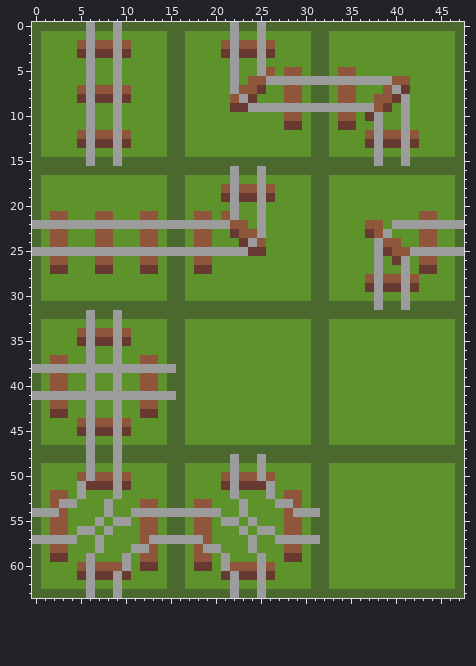
Two states of a pixel-art sprite, main/tiles/tiles.png. The first picture shows the starting point.
The file is 48x64 pixels.
And afterwards:
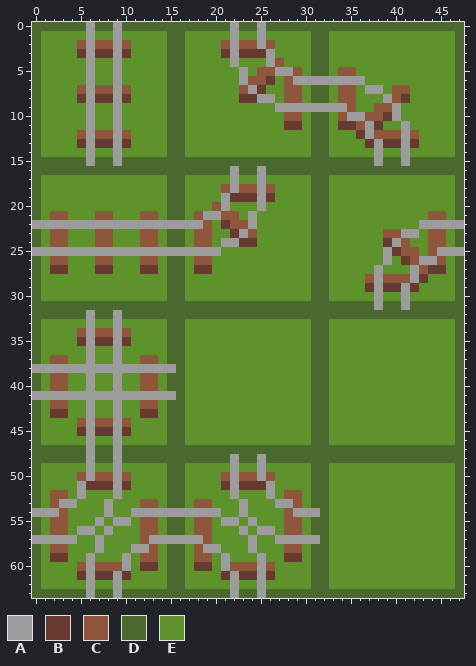
Palette (. is transparent): A #9c9c9c  B #663931  C #8f563b  D #4b692f  E #5e932c
Edits made:
@@ x 20..43 @@
  2 ECACCACEEEEDDEEEEEEEEEEE
- 3 EBABBABEEEEDDEEEEEEEEEEE
- 4 EEAEEAEEEEEDDEEEEEEEEEEE
- 5 EEAEEACECCEDDECCEEEEEEEE
- 6 EEAECCAAAAAAAAAAAAAACCEE
- 7 EEACCBEECCEDDECCEEECABEE
- 8 EECABEEECCEDDECCEECCBAEE
- 9 EEBBAAAAAAAAAAAAAACBEAEE
-10 EEEEEEEECCEDDECCEBAEEAEE
-11 EEEEEEEEBBEDDEBBEEAEEAEE
-12 EEEEEEEEEEEDDEEEECACCACE
+ 3 EBABBBAEEEEDDEEEEEEEEEEE
+ 4 EEAEEEACEEEDDEEEEEEEEEEE
+ 5 EEEAECCAACEDDECCEEEEEEEE
+ 6 EEEACCBECAAAAAAAAEEEEEEE
+ 7 EEECABEECCEDDECCEAAECCEE
+ 8 EEEBBAAECCEDDECCEEEACBEE
+ 9 EEEEEEEAAAAAAAACEECCAEEE
+10 EEEEEEEECCEDDECAACCBAEEE
+11 EEEEEEEEBBEDDEBBCABEEAEE
+12 EEEEEEEEEEEDDEEEBACCCACE
 13 EEEEEEEEEEEDDEEEEBABBABE
@@ x 17..47 @@
 18 EEEECACCACEEEEDDEEEEEEEEEEEEEED
-19 EEEEBABBABEEEEDDEEEEEEEEEEEEEED
-20 EEEEEAEEAEEEEEDDEEEEEEEEEEEEEED
-21 ECCECAEEAEEEEEDDEEEEEEEEEECCEED
-22 AAAAACCEAEEEEEDDEEEECCEAAAAAAAA
-23 ECCEEBCCAEEEEEDDEEEEBCAEEECCEED
-24 ECCEEEBACEEEEEDDEEEEEACCEECCEED
-25 AAAAAAABBEEEEEDDEEEEEABCCAAAAAA
-26 ECCEEEEEEEEEEEDDEEEEEAEBAECCEED
-27 EBBEEEEEEEEEEEDDEEEEEAEEAEBBEED
-28 EEEEEEEEEEEEEEDDEEEECACCACEEEED
+19 EEEEABBBABEEEEDDEEEEEEEEEEEEEED
+20 EEECAEEEAEEEEEDDEEEEEEEEEEEEEED
+21 ECAACCEAEEEEEEDDEEEEEEEEEEECCED
+22 AACEBCCAEEEEEEDDEEEEEEEEEEAAAAA
+23 ECCEEBACEEEEEEDDEEEEEECCAAECCED
+24 ECCEAABBEEEEEEDDEEEEEEBACEECCED
+25 AAAAEEEEEEEEEEDDEEEEEEABCCECAAA
+26 ECCEEEEEEEEEEEDDEEEEEEAEBCAACED
+27 EBBEEEEEEEEEEEDDEEEEEAEEEACBBED
+28 EEEEEEEEEEEEEEDDEEEECACCCABEEED
 29 EEEEEEEEEEEEEEDDEEEEBABBABEEEED
